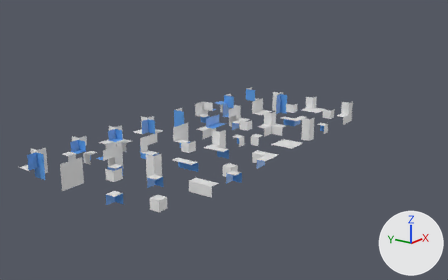
The Blender file Blender/MarchingCubesResults.blend, before and after one commit.
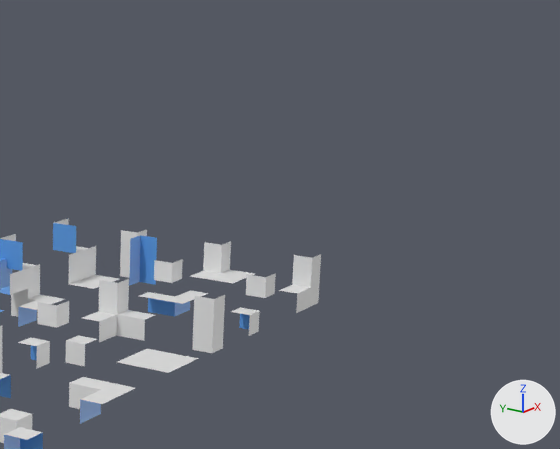
Old and new are each drawn whole from a 50 mm lens placed at (-13.66, -12.48, 7.37), pointed at (10.18, 4.86, -1.29) and again close up on the part from 50% to 100% of the width and 0% to 64% of the height. Every picture has the same lights, and +X, +Y and +Z are marked at lower right.

The older version as bpy lines, for what is in view:
```python
me_cube_003 = bpy.data.meshes.new('Cube.003')
me_cube_003.from_pydata(...)  # 11 vertices, 5 faces; spans x -0.5..0.5, y -0.5..0.5, z -0.5..-0.1
me_cube_003.materials.append(mat_material)
me_cube_034 = bpy.data.meshes.new('Cube.034')
me_cube_034.from_pydata(...)  # 11 vertices, 5 faces; spans x -0.5..0.5, y -0.5..0.5, z -0.1..0.5
me_cube_034.materials.append(mat_material)
me_cube_046 = bpy.data.meshes.new('Cube.046')
me_cube_046.from_pydata([(-0.5, -0.5, -0.1), (0.5, -0.5, -0.1), (0.5, 0.1, 0.5), (-0.5, 0.1, -0.1), (0.5, 0.1, -0.1), (-0.5, 0.1, 0.5)], [], [(4, 3, 0, 1), (2, 5, 3, 4)])
me_cube_046.materials.append(mat_material)
ob_cube_31 = bpy.data.objects.new('Cube_31', me_cube_034)
ob_cube_31.location = (14.0, 2.0, 0.0)
ob_cube_63 = bpy.data.objects.new('Cube_63', me_cube_046)
ob_cube_63.location = (12.0, 4.0, 0.0)
ob_cube_7 = bpy.data.objects.new('Cube_7', me_cube_003)
ob_cube_7.location = (6.0, 0.0, 0.0)
# also in view: 'Cube_19' at (14.0, 0.3, 0.0); 'Cube_127' at (14.2, 5.8, 0.2); 'Cube_125' at (12.0, 6.0, 0.0); 'Cube_18' at (12.0, 0.3, 0.0); 'Cube_27' at (10.0, 2.0, 0.0)
```
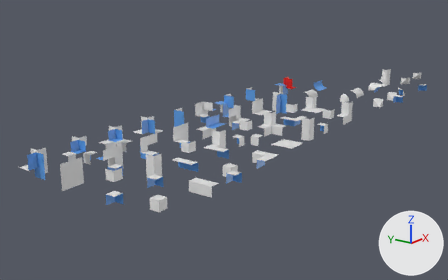
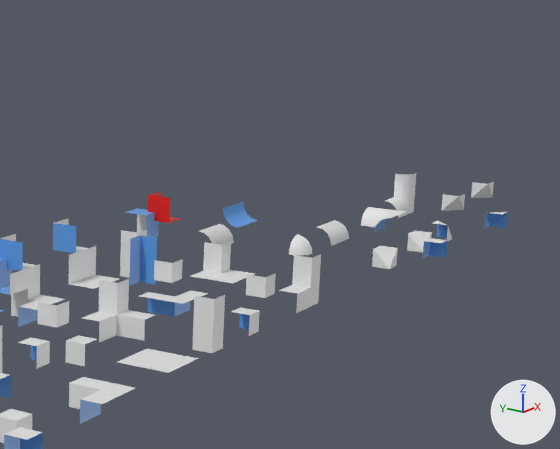
The change, as a list of edits to the scene's bpy script:
```text
Add me_cube_023:
    me_cube_023.from_pydata([(0.5, 0.1, 0.1), (0.5, 0.1, 0.5), (0.1, 0.1, 0.5), (0.5, 0.5, 0.1), (0.1, 0.5, 0.1), (0.1, 0.5, 0.5), (-0.5, -0.5, -0.1), (-0.1, -0.5, -0.1), (-0.1, -0.5, -0.5), (-0.5, -0.1, -0.1), (-0.5, -0.1, -0.5), (-0.1, -0.1, -0.5)], [], [(0, 2, 4), (5, 4, 2), (2, 0, 1), (3, 0, 4), (11, 9, 7), (9, 11, 10), (6, 7, 9), (8, 11, 7)])
    me_cube_023.materials.append(mat_material)
Add me_cube_022:
    me_cube_022.from_pydata([(0.5, 0.1, 0.1), (0.5, 0.1, 0.5), (0.1, 0.1, 0.5), (0.5, 0.5, 0.1), (0.1, 0.5, 0.1), (0.1, 0.5, 0.5), (-0.5, 0.5, -0.1), (-0.5, 0.1, -0.1), (-0.5, 0.1, -0.5), (-0.1, 0.5, -0.1), (-0.1, 0.5, -0.5), (-0.1, 0.1, -0.5)], [], [(0, 2, 4), (5, 4, 2), (2, 0, 1), (3, 0, 4), (11, 9, 7), (9, 11, 10), (6, 7, 9), (8, 11, 7)])
    me_cube_022.materials.append(mat_material)
Add me_cube_007:
    me_cube_007.from_pydata([(-0.1, -0.5, -0.5), (-0.5, -0.5, -0.1), (-0.5, -0.1, -0.5), (-0.1, -0.5, -0.1), (-0.5, -0.1, -0.1), (-0.1, -0.1, -0.5), (-0.1, -0.1, -0.1), (0.5, 0.5, -0.1), (0.1, 0.5, -0.1), (0.1, 0.5, -0.5), (0.5, 0.1, -0.1), (0.5, 0.1, -0.5), (0.1, 0.1, -0.5)], [], [(0, 5, 6, 3), (1, 3, 6, 4), (4, 6, 5, 2), (12, 10, 8), (10, 12, 11), (7, 8, 10), (9, 12, 8)])
    me_cube_007.materials.append(mat_material)
Add me_cube_005:
    me_cube_005.from_pydata([(0.5, 0.5, -0.1), (0.1, 0.5, -0.1), (0.1, 0.5, -0.5), (0.5, 0.1, -0.1), (0.5, 0.1, -0.5), (0.1, 0.1, -0.5)], [], [(5, 3, 1), (3, 5, 4), (0, 1, 3), (2, 5, 1)])
    me_cube_005.materials.append(mat_material)
Add ob_cube_20_001:
    ob_cube_20_001 = bpy.data.objects.new('Cube_20.001', me_cube_023)
    ob_cube_20_001.location = (24.0, 0.0, 0.0)
Add ob_cube_18_001:
    ob_cube_18_001 = bpy.data.objects.new('Cube_18.001', me_cube_022)
    ob_cube_18_001.location = (22.0, 0.0, 0.0)
Add ob_cube_19_001:
    ob_cube_19_001 = bpy.data.objects.new('Cube_19.001', me_cube_021)  # 15 vertices, 8 faces; spans x -0.5..0.5, y 0.1..0.5, z -0.5..0.5
    ob_cube_19_001.location = (24.0, 2.0, 0.0)
Add ob_cube_7_001:
    ob_cube_7_001 = bpy.data.objects.new('Cube_7.001', me_cube_018)  # 15 vertices, 8 faces; spans x -0.5..0.5, y -0.5..0.5, z -0.5..-0.1
    ob_cube_7_001.location = (22.0, 2.0, 0.0)
Add ob_cube_3_001:
    ob_cube_3_001 = bpy.data.objects.new('Cube_3.001', me_cube_017)  # 15 vertices, 8 faces; spans x 0.1..0.5, y -0.5..0.5, z -0.5..-0.1
    ob_cube_3_001.location = (20.0, 2.0, 0.0)
    ob_cube_3_001.rotation_euler = (0.0, 0.0, 1.571)  # degrees (0, 0, 90)
Add ob_cube_60_001:
    ob_cube_60_001 = bpy.data.objects.new('Cube_60.001', me_cube_016)  # 30 vertices, 16 faces; spans x -0.5..0.5, y -0.5..0.5, z -0.5..0.5
    ob_cube_60_001.location = (18.0, 4.0, 0.0)
Add ob_cube_1_002:
    ob_cube_1_002 = bpy.data.objects.new('Cube_1.002', me_cube_015)  # 19 vertices, 12 faces; spans x 0.1..0.5, y 0.1..0.5, z -0.5..-0.1
    ob_cube_1_002.location = (18.0, 2.0, 0.0)
Add ob_cube_5_001:
    ob_cube_5_001 = bpy.data.objects.new('Cube_5.001', me_cube_007)
    ob_cube_5_001.location = (20.0, 0.0, 0.0)
Add ob_cube_1_001:
    ob_cube_1_001 = bpy.data.objects.new('Cube_1.001', me_cube_005)
    ob_cube_1_001.location = (18.0, 0.0, 0.0)
Add ob_cube_125_001:
    ob_cube_125_001 = bpy.data.objects.new('Cube_125.001', me_cube_004)  # 30 vertices, 18 faces; spans x -0.5..0.5, y -0.5..0.5, z -0.5..0.5; in mat_material2 (red #e71300)
    ob_cube_125_001.location = (18.0, 6.0, 0.0)
```

Boxes (x1, y1, x2, y2) around the edits, measured in the close-ups (560 x 449 px):
'Cube_125.001', added
    after: (125, 191, 180, 237)
'Cube_60.001', added
    after: (200, 202, 258, 245)
'Cube_19.001', added
    after: (385, 173, 416, 218)
'Cube_5.001', added
    after: (407, 230, 448, 259)
'Cube_20.001', added
    after: (471, 182, 508, 229)
'Cube_7.001', added
    after: (361, 207, 406, 232)
'Cube_18.001', added
    after: (433, 194, 465, 241)
'Cube_1.001', added
    after: (372, 246, 398, 269)
'Cube_3.001', added
    after: (317, 220, 349, 246)
'Cube_1.002', added
    after: (289, 234, 312, 255)
